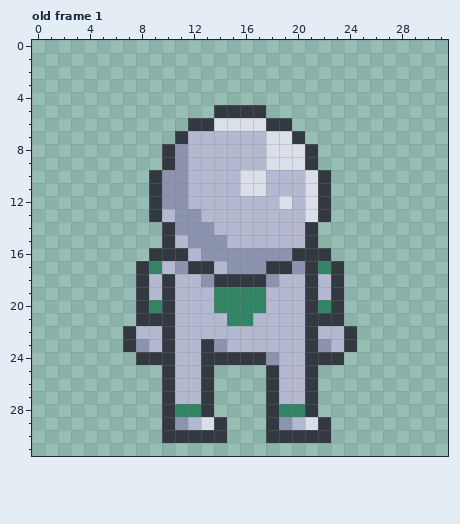
File history of a pixel-art file, aseprite/player.aseprite. Above: the version before the commit.
32x32 pixels, 1 frame. Shown: old frame 1. The commit also changed other frames, which this record leaves out.
And afterwards:
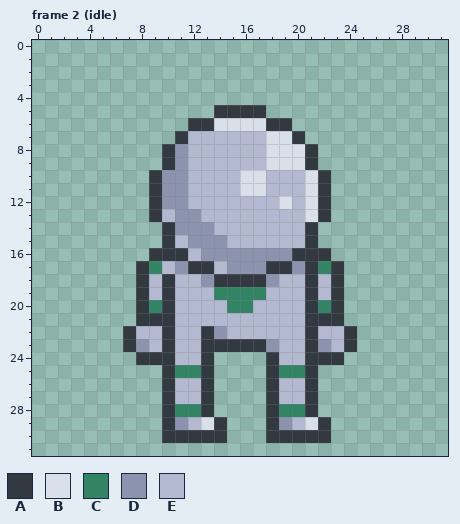
Palette (. is transparent): A #333941  B #dae0ea  C #328464  D #8b93af  E #b3b9d1
A new or re-ordered frame is compared with the old frame closest to it.
Change:
frames 1 -> 15
--- frame 2 (idle) is new; against old frame 1
@@ x 9..22 @@
 19 EAEEECCCCEEEAE
-20 CAEEECCCCEEEAC
-21 AAEEEECCEEEEAA
-22 EAEEEEEEEEEEAE
-23 EAEEADEEEEEEAD
-24 AAEEAAAAADEEAA
-25 .AEEA....AEEA.
+20 CAEEEECCEEEEAC
+21 AAEEEEEEEEEEAA
+22 EAEEADEEEEEEAE
+23 EAEEAAAAADEEAD
+24 AAEEA....AEEAA
+25 .ACCA....ACCA.
 26 .AEEA....AEEA.
Boxes around the changes in both pictures, in picture pixels (x1, y1, x2, y2):
changed: (175, 300, 305, 378)
